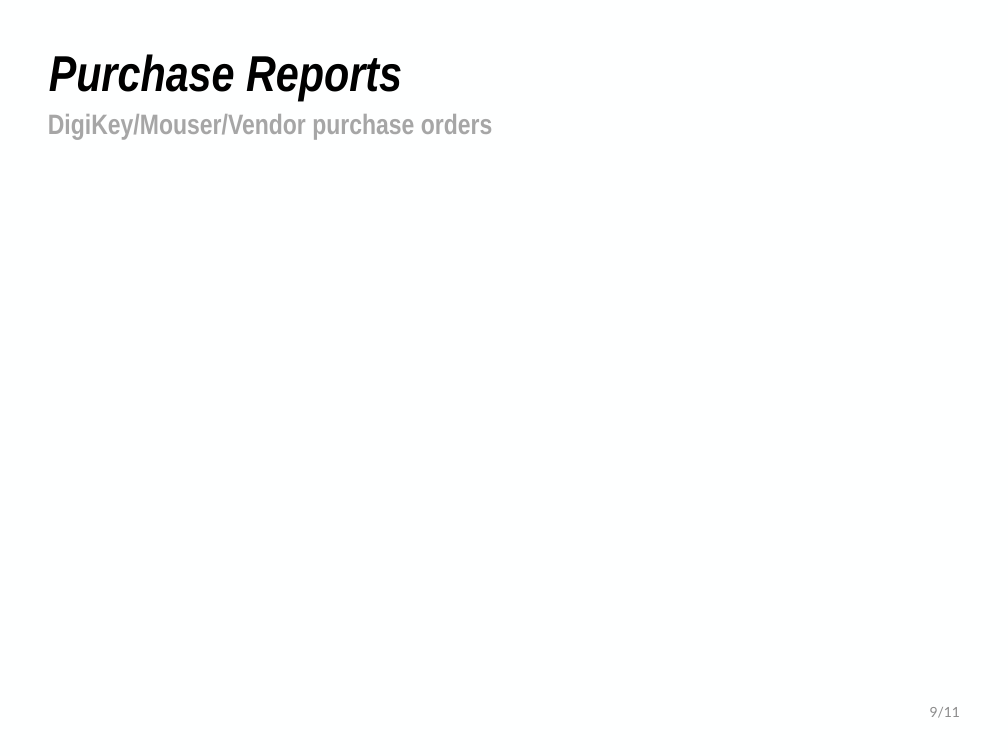
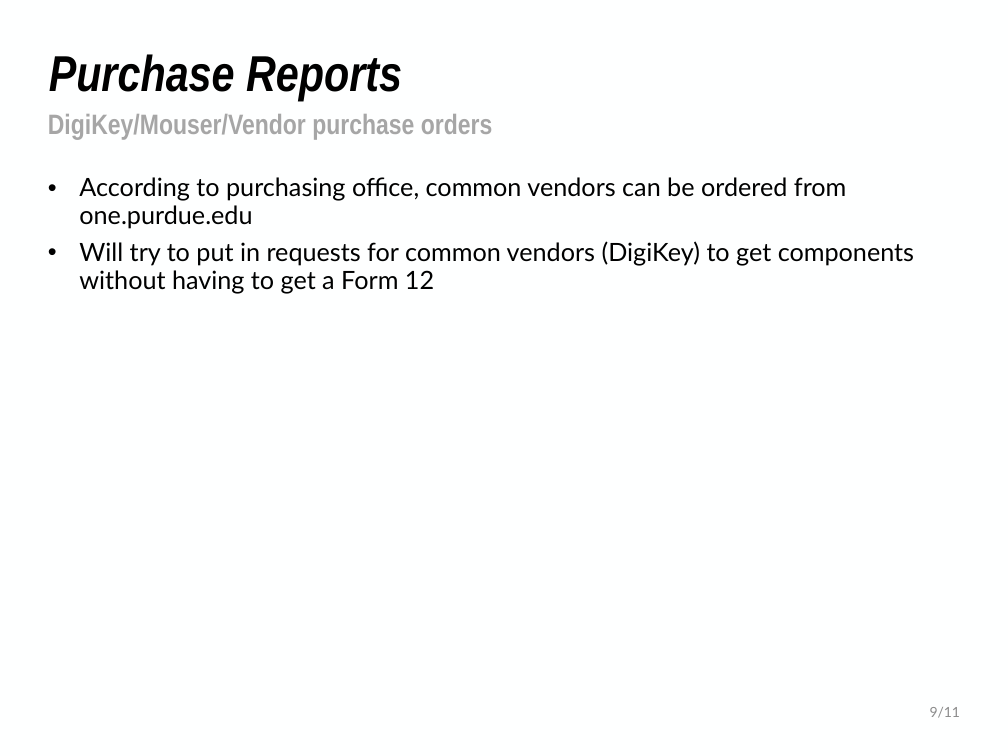
Before and after one commit to NHuang58/Biomedical_Device_PCB, a slide deck: slide 11 of Documentation/Slides/Week_20.pptx (slide 9 before the commit). Drawn at 1008x756 pixels with LibreOffice and Linux fonts; fonts in the diff are those of the drawing; background and template pictures are left out. Boxes give left, top, right and bottom in pixels: in the first picture for what was removed or moved away, otherwise in the second. Text is boxed around its words. In the diff, an @@ line names an element or a change of style, - is before the commit and + after.

```diff
--- a/Documentation/Slides/Week_20.pptx
+++ b/Documentation/Slides/Week_20.pptx
@@ text added at [79, 177, 914, 293], 18 pt, text #000000 @@
+• According to purchasing office, common vendors can be ordered from one.purdue.edu
+• Will try to put in requests for common vendors (DigiKey) to get components without having to get a Form 12
```
Also in this commit, not shown: 6 other slides changed, 3 slides added, 1 slide removed, 6 other files.
